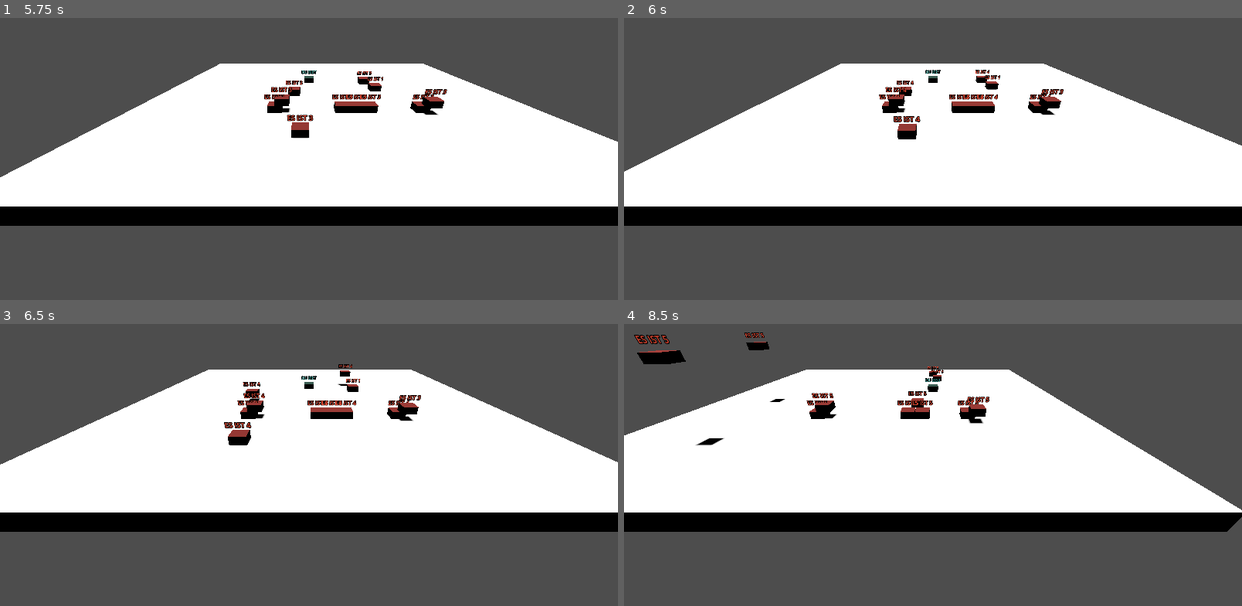
Above: before the commit, frames 1-4 (two rows, left to right).
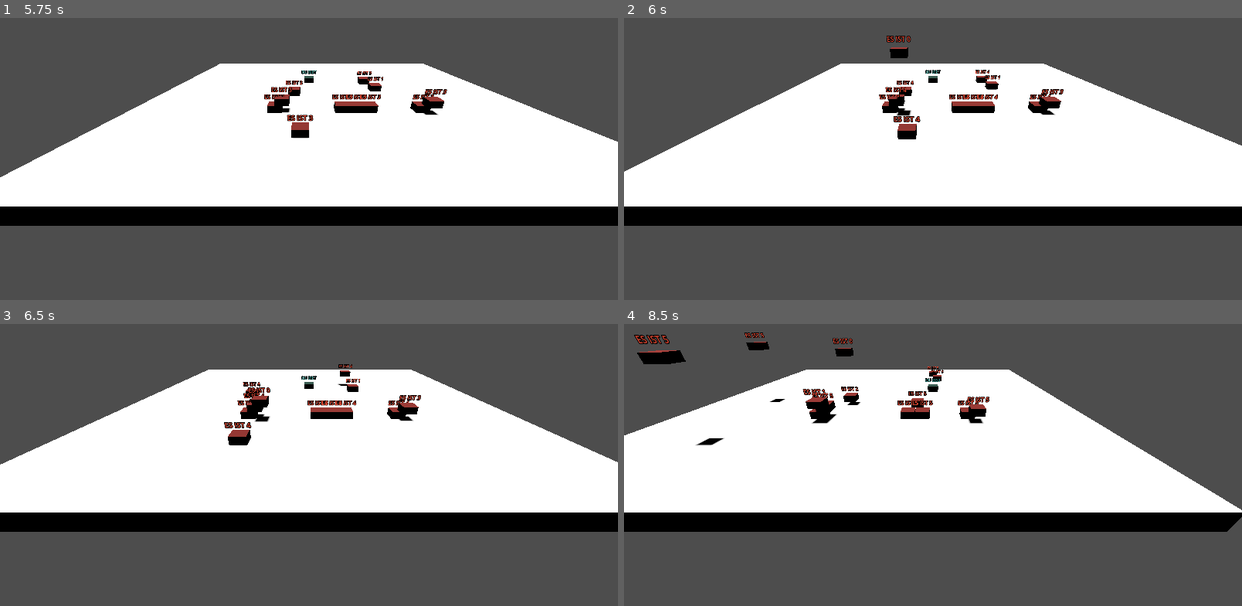
Above: after the commit, the same moments.

Repository: djaessel/godont
Game: Godot game, scene res://main.tscn
Same seed, same stepped clock (60 frames per second), same inputs: the game is played once before the commit and once after it.
Inputs:
- Up to frame 1 (5.75 s): hold Up (move_forward) 0.53-2.03 s; tap Space (jump) at 0.77, 1.52, 3.02, 3.77, 4.52 s; hold Left (move_left) 2.03-3.53 s; hold Down (move_back) 3.53-4.28 s; hold Right (move_right) 4.28-5.03 s; hold Up (move_forward) from 5.03 s (still down)
- Up to frame 2 (6 s): release Up (move_forward) at 5.78 s; hold Right (move_right) from 5.78 s (still down)
- Up to frame 3 (6.5 s): keep holding Right (move_right); tap Space (jump) at 6.02 s
- Up to frame 4 (8.5 s): tap Space (jump) at 6.77, 7.52 s; release Right (move_right) at 8.03 s; hold Down (move_back) from 8.03 s (still down)

Frame 1 is identical in both runs. In frame 2, 0.2% of the frame differs, in the area x 42-47%, y 6-35%; in frame 3, 0.2%; in frame 4, 0.5%, in the area x 28-39%, y 4-36%.

Commit message:
more eating

Diff:
--- a/moby.gd
+++ b/moby.gd
@@ -45,7 +45,7 @@
 				direction.z -= 55
 			15, 5: # jump
 				jumping = true
-			6: # eat
+			16, 6: # eat
 				eating = true
 		timeout = 100
 		cycles += 1
